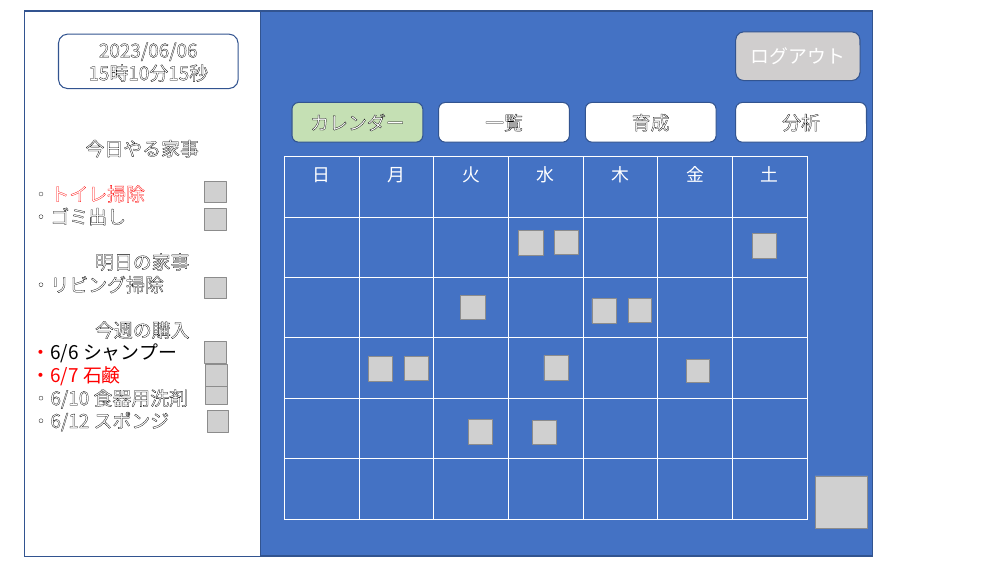
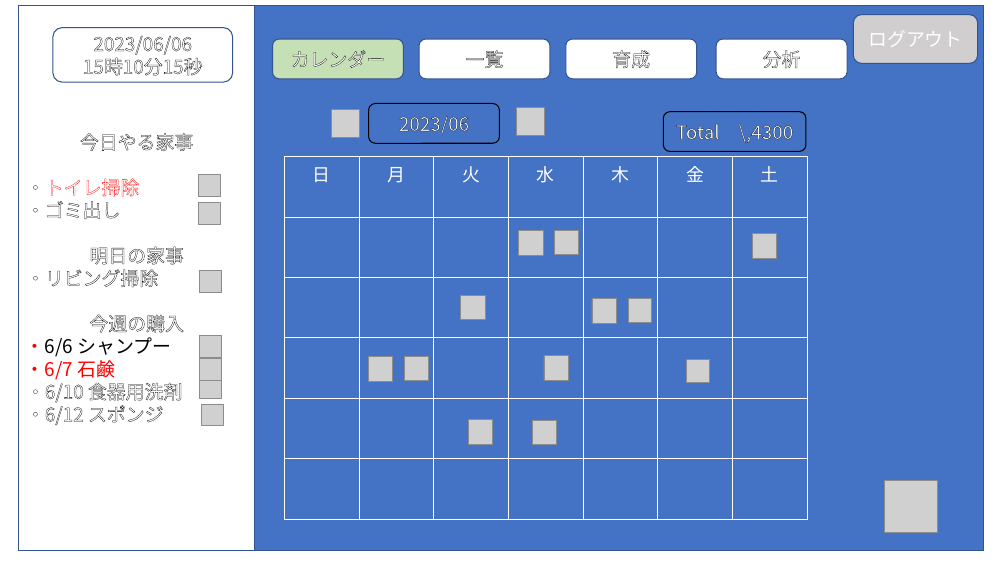
Before and after one commit to dojo2023/A-5, a slide deck: slide 6 of doc/外部設計_プレゼン.pptx. Drawn at 1008x567 pixels with LibreOffice and Linux fonts; fonts in the diff are those of the drawing; grey boxes stand for pictures. Boxes give left, top, right and bottom in pixels: in the first picture for what was removed or moved away, otherwise in the second. Text is boxed around its words. In the diff, an @@ line names an element or a change of style, - is before the commit and + after.

```diff
--- a/doc/外部設計_プレゼン.pptx
+++ b/doc/外部設計_プレゼン.pptx
@@ 7 pictures, 1 rounded rectangle, 1 rectangle: place and size @@
-7 pictures, 1 rounded rectangle, 1 rectangle at [24, 12, 261, 557]
+7 pictures, 1 rounded rectangle, 1 rectangle at [19, 5, 256, 551]
@@ rectangle: place and size @@
-rectangle at [24, 11, 873, 557]
+rectangle at [24, 5, 984, 551]
@@ rounded rectangle "ログアウト": place and size @@
-rounded rectangle "ログアウト" at [736, 32, 861, 81]
+rounded rectangle "ログアウト" at [854, 14, 979, 64]
@@ 4 rounded rectangles: place and size @@
-4 rounded rectangles at [292, 102, 867, 142]
+4 rounded rectangles at [272, 39, 847, 79]
@@ picture added at [332, 110, 360, 138] @@
@@ rounded rectangle added at [369, 104, 500, 144], outline #000000 1 pt, 18 pt, text #FFFFFF @@
+2023/06
@@ picture added at [516, 107, 544, 135] @@
@@ rounded rectangle added at [663, 112, 806, 152], outline #000000 1 pt, 18 pt, text #FFFFFF @@
+Total \,4300
@@ picture: place and size @@
-picture at [815, 476, 867, 529]
+picture at [885, 480, 937, 532]
```
Also in this commit, not shown: 3 other slides changed.
